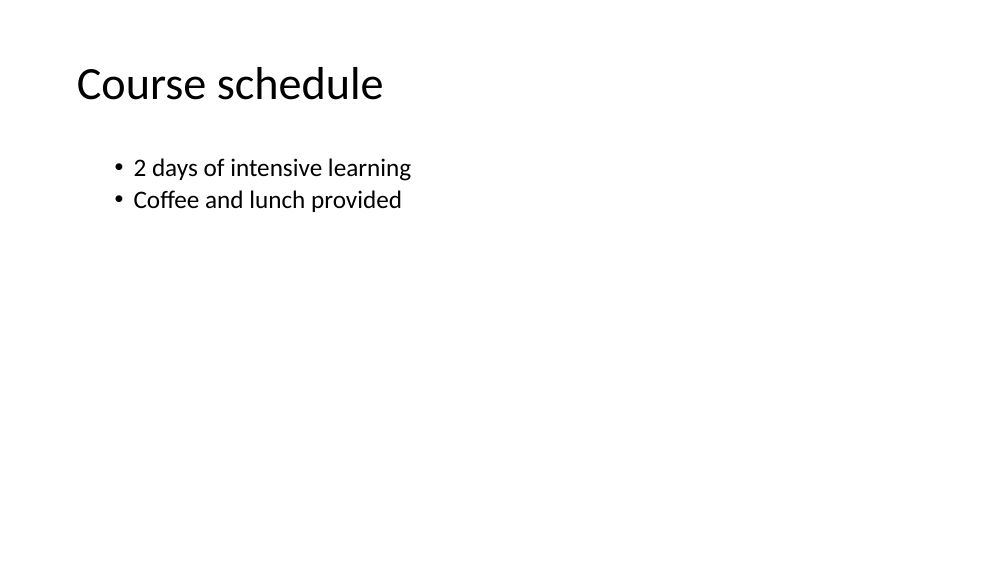
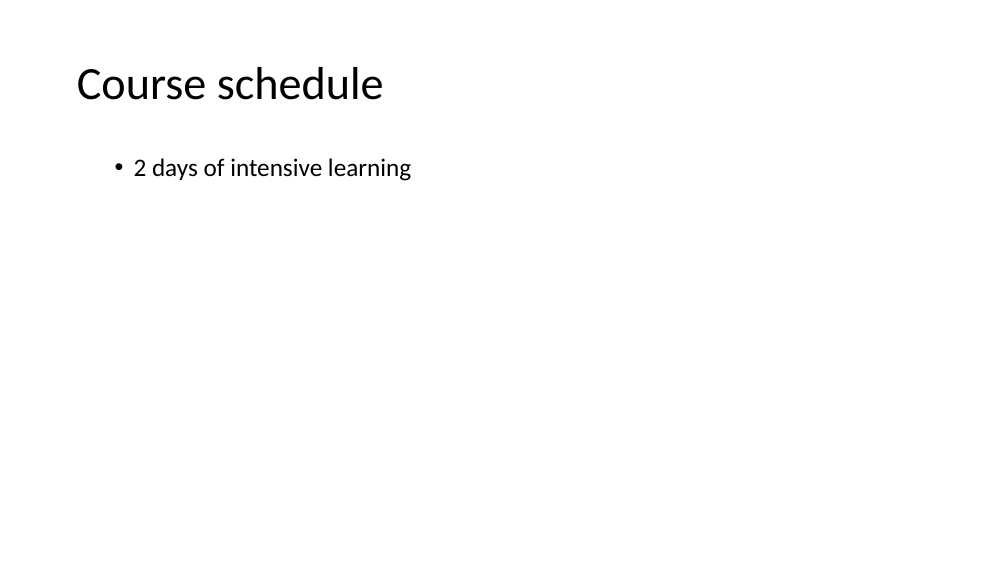
Before and after one commit to uclh-criu/learning-datascience, a slide deck: slide 5 of Workshops/WelcomePresentation.pptx. Drawn at 1008x567 pixels with LibreOffice and Linux fonts; fonts in the diff are those of the drawing. Boxes give left, top, right and bottom in pixels: in the first picture for what was removed or moved away, otherwise in the second. Text is boxed around its words. In the diff, an @@ line names an element or a change of style, - is before the commit and + after.

```diff
--- a/Workshops/WelcomePresentation.pptx
+++ b/Workshops/WelcomePresentation.pptx
@@ text at (134,190,402,212): paragraph removed @@
-  • Coffee and lunch provided
```
Also in this commit, not shown: 3 other slides changed, 1 slide added, 1 slide removed, 27 other files.
